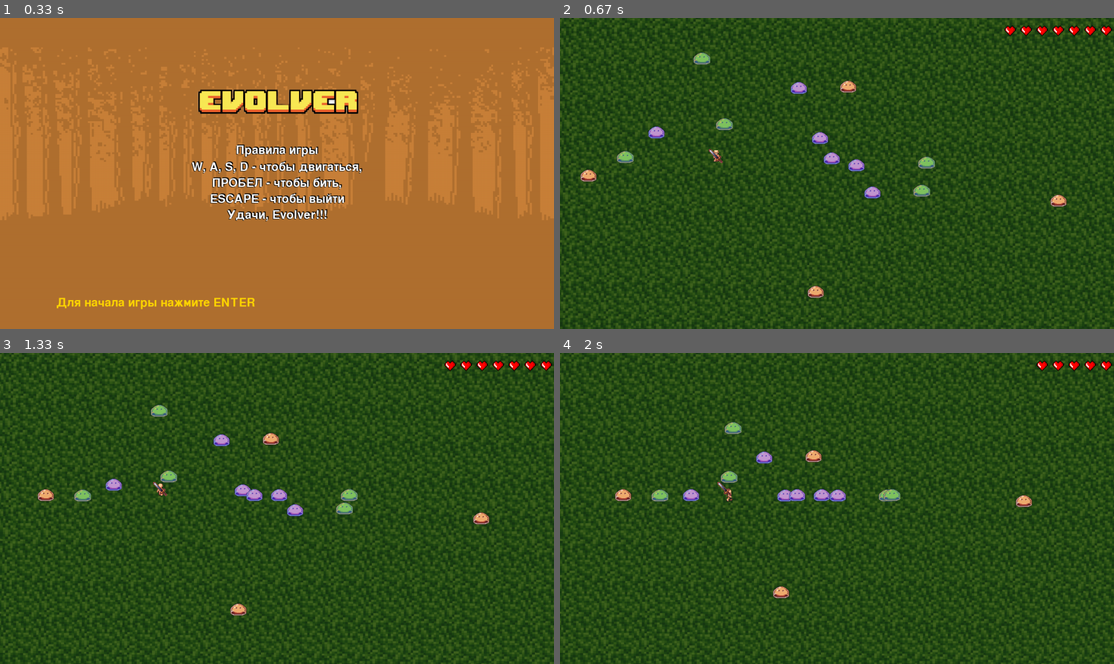
Above: before the commit, frames 1-4 (two rows, left to right).
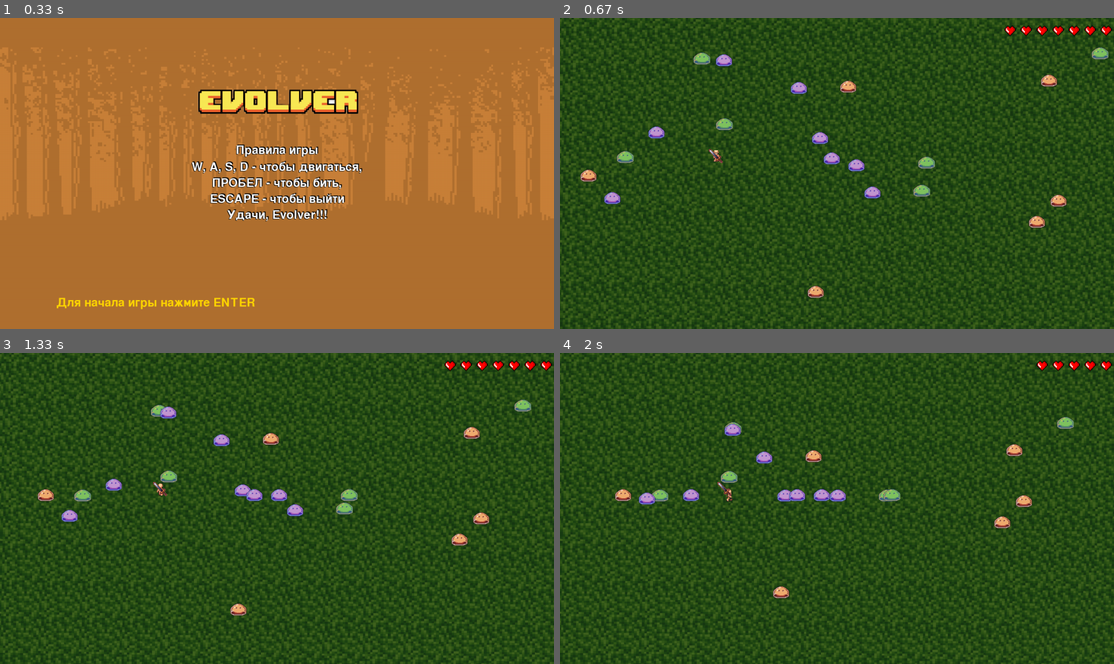
Above: after the commit, the same moments.

Repository: Aidar1xan/yandex_luceym_pygame_project.py
Game: pygame game, started from pygame_project/run.py
Same seed, same stepped clock (60 frames per second), same inputs: the game is played once before the commit and once after it.
Inputs:
- Up to frame 1 (0.33 s): no input
- Up to frame 2 (0.67 s): tap Enter at 0.33 s
- Up to frame 3 (1.33 s): hold D 0.67-1.13 s; hold W from 1.17 s (still down)
- Up to frame 4 (2 s): release W at 1.47 s; hold D 1.5-1.97 s

Frame 1 is identical in both runs. In frame 2, 0.5% of the frame differs, in the area x 7-99%, y 9-68%; in frame 3, 0.5%; in frame 4, 0.5%, in the area x 14-93%, y 20-57%.

Commit message:
add readme.md

Diff:
--- a/pygame_project/game.py
+++ b/pygame_project/game.py
@@ -54,7 +54,7 @@
 
     slimes_images = [Blue_slime_img, Green_slime_img, Orange_slime_img, Pink_slime_img]
     slimes = []
-    rangee = [15, 20, 25, 30]
+    rangee = [20, 30, 40, 50]
 
     for i in range(rangee[number]):
         slimes.append(Slime(slimes_images[random.randrange(1, 4)]))
@@ -74,7 +74,7 @@
 
 
 def game() -> None:
-    #Игровой процесс
+    # Игровой процесс
     global number
     pygame.mixer.music.load('data\sounds\game_background_sound.mp3')
     pygame.mixer.music.play(-1)
@@ -127,7 +127,7 @@
 
 
 def start_screen() -> None:
-    #Заставка
+    # Заставка
     pygame.mixer.music.load(r'data\sounds\background_sound.mp3')
     pygame.mixer.music.play(-1)
     pygame.mixer.music.set_volume(0.05)
